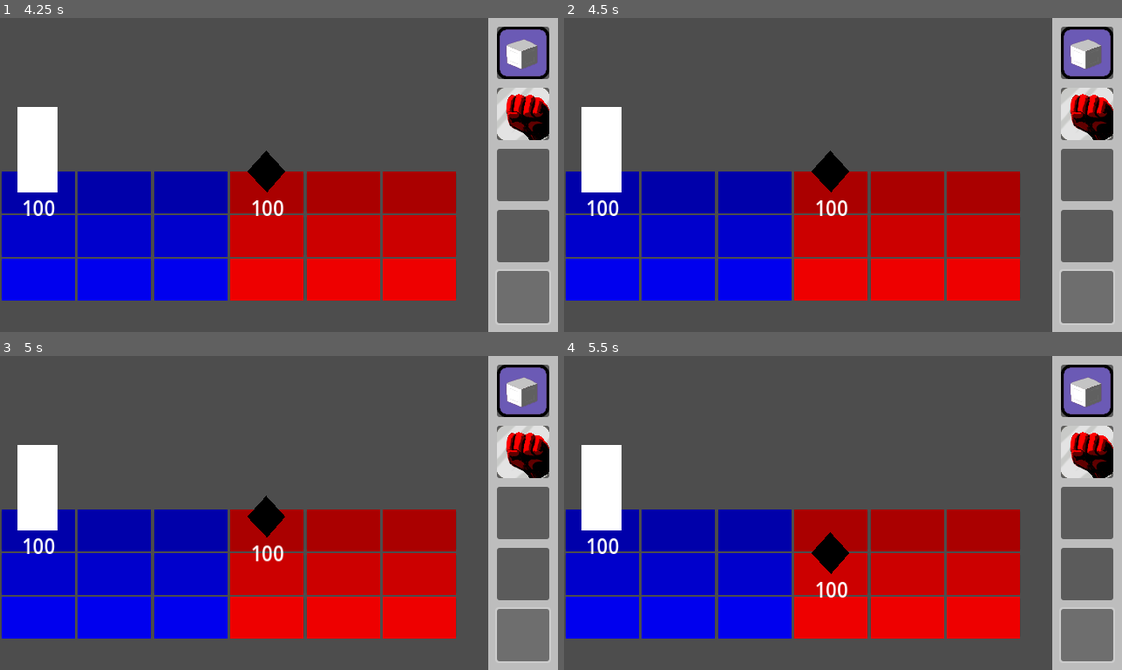
Above: before the commit, frames 1-4 (two rows, left to right).
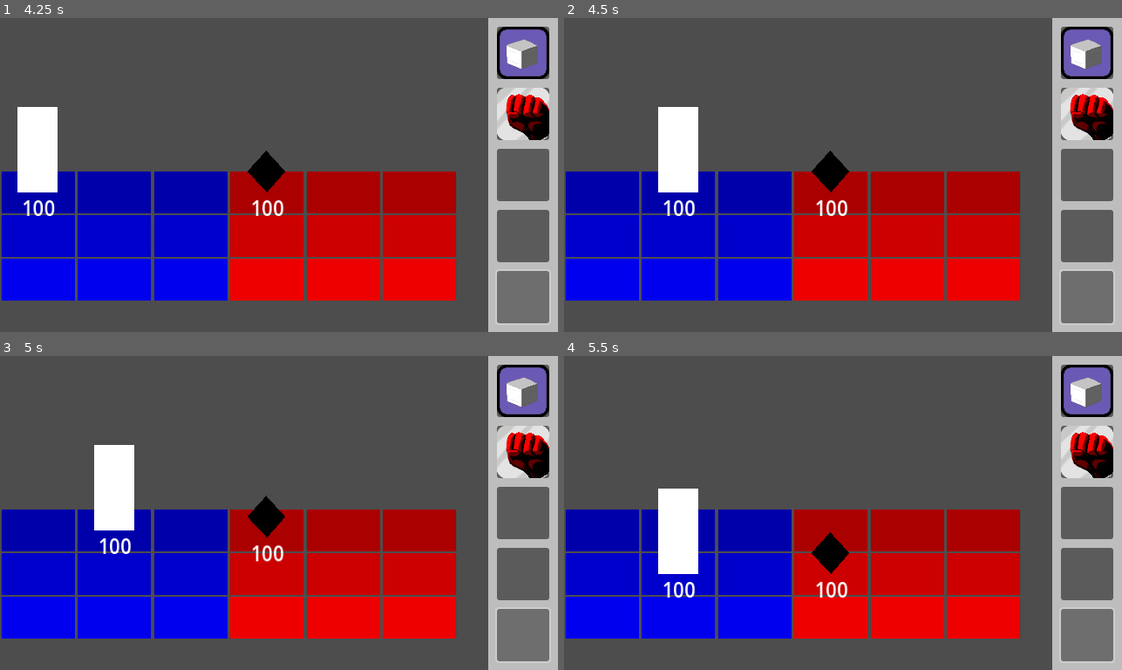
Above: after the commit, the same moments.

Repository: tspr0tege/Grid-Bots
Game: Godot game, scene res://scenes/arena.tscn
Two runs of this game, one before a commit and one after it. Both use one fixed random seed, a clock stepped at 60 frames per second and the inputs below.
Inputs (mouse positions are in pixels of both pictures, inside the frame that each line leads up to):
- Up to frame 1 (4.25 s): click (39, 193) at 0.52 s; click (524, 115) at 1.25 s; click (524, 175) at 2 s; click (524, 234) at 2.75 s; click (524, 297) at 3.5 s
- Up to frame 2 (4.5 s): hold Right (ui_right) from 4.28 s (still down)
- Up to frame 3 (5 s): keep holding Right (ui_right)
- Up to frame 4 (5.5 s): release Right (ui_right) at 5.03 s; hold Down (ui_down) from 5.03 s (still down)

Frame 1 is identical in both runs. In frame 2, 4.2% of the frame differs, in the area x 3-25%, y 28-64%; in frame 3, 4.2%; in frame 4, 4.2%.

Commit message:
Altered mover to apply to Player Node

Diff:
--- a/entities/player.tscn
+++ b/entities/player.tscn
@@ -1,9 +1,10 @@
-[gd_scene load_steps=5 format=3 uid="uid://ha2pas507whl"]
+[gd_scene load_steps=6 format=3 uid="uid://ha2pas507whl"]
 
 [ext_resource type="Script" path="res://scripts/Player.gd" id="1_45cd8"]
 [ext_resource type="PackedScene" uid="uid://dt1pysrghdyu0" path="res://components/audio_queue.tscn" id="2_eqx4j"]
 [ext_resource type="AudioStream" uid="uid://dpspk6fk8bda2" path="res://sfx/pew.wav" id="3_51ecc"]
 [ext_resource type="PackedScene" uid="uid://85kgocmp48x1" path="res://components/hp_node.tscn" id="4_tghp0"]
+[ext_resource type="PackedScene" uid="uid://0oms8xtq28wn" path="res://components/mover.tscn" id="5_unnep"]
 
 [node name="Player" type="CharacterBody2D"]
 script = ExtResource("1_45cd8")
@@ -19,3 +20,5 @@
 stream = ExtResource("3_51ecc")
 
 [node name="hpNode" parent="." instance=ExtResource("4_tghp0")]
+
+[node name="mover" parent="." instance=ExtResource("5_unnep")]
--- a/programs/punch/punch.gd
+++ b/programs/punch/punch.gd
@@ -1,28 +1,18 @@
 extends Node
 
-#const rockCubeEntity = preload("res://entities/rock_cube_entity.tscn")
 const progName = "Punch"
 const progIcon = "res://programs/punch/punch_icon.png"
 
 func executeProgram(Arena):
-	var playerTile = Arena.COMBAT_GRID.Player.get_node("../../")
-	var coords = playerTile.name.split("")
-		#index 1 and 2 for x, y coordinates for player
-	print("Punch executing!")
+	var playerCoords = Arena.getCoords(Arena.COMBAT_GRID.Player)
 
 	#check for target
-	var targetTile = Arena.COMBAT_GRID.combatGrid[int(coords[1])+1][int(coords[2])]
+	var targetTile = Arena.COMBAT_GRID.combatGrid[playerCoords.x+1][playerCoords.y]
 	if targetTile.get_node("tenant").get_child_count() > 0:
-		print("Target identified!")
 		var target = targetTile.get_node("tenant").get_child(0)
 		target.get_node("hpNode").changeHP(-10)
 
 		if target.has_node("./mover"):
 			target.get_node("mover").moveBy(Vector2(1,0))
-		else:
-			print("Punch target is NOT movable")
-		#TODO: Add punch as a child of player and play animation
-		# Attempt damage and push to tile in front of player
-		# timeout and delete after
 	else:
-		print("Nothing is there!")
+		print("A swing and a MISS!")
--- a/programs/rock_cube/rock_cube.gd
+++ b/programs/rock_cube/rock_cube.gd
@@ -19,7 +19,6 @@
 		timer.one_shot = true
 		timer.set_wait_time(0.1)
 		timer.connect("timeout", func ():
-			print("Timer function running")
 			newCube.get_node("mover").runCollision(Vector2(pos.x+1, pos.y))
 		)
 		newCube.add_child(timer)
--- a/project.godot
+++ b/project.godot
@@ -21,6 +21,41 @@
 window/size/viewport_height=360
 window/stretch/mode="viewport"
 
+[input]
+
+ui_left={
+"deadzone": 0.5,
+"events": [Object(InputEventKey,"resource_local_to_scene":false,"resource_name":"","device":0,"window_id":0,"alt_pressed":false,"shift_pressed":false,"ctrl_pressed":false,"meta_pressed":false,"pressed":false,"keycode":4194319,"physical_keycode":0,"key_label":0,"unicode":0,"echo":false,"script":null)
+, Object(InputEventJoypadButton,"resource_local_to_scene":false,"resource_name":"","device":0,"button_index":13,"pressure":0.0,"pressed":false,"script":null)
+, Object(InputEventJoypadMotion,"resource_local_to_scene":false,"resource_name":"","device":0,"axis":0,"axis_value":-1.0,"script":null)
+, Object(InputEventKey,"resource_local_to_scene":false,"resource_name":"","device":-1,"window_id":0,"alt_pressed":false,"shift_pressed":false,"ctrl_pressed":false,"meta_pressed":false,"pressed":false,"keycode":0,"physical_keycode":65,"key_label":0,"unicode":97,"echo":false,"script":null)
+]
+}
+ui_right={
+"deadzone": 0.5,
+"events": [Object(InputEventKey,"resource_local_to_scene":false,"resource_name":"","device":0,"window_id":0,"alt_pressed":false,"shift_pressed":false,"ctrl_pressed":false,"meta_pressed":false,"pressed":false,"keycode":4194321,"physical_keycode":0,"key_label":0,"unicode":0,"echo":false,"script":null)
+, Object(InputEventJoypadButton,"resource_local_to_scene":false,"resource_name":"","device":0,"button_index":14,"pressure":0.0,"pressed":false,"script":null)
+, Object(InputEventJoypadMotion,"resource_local_to_scene":false,"resource_name":"","device":0,"axis":0,"axis_value":1.0,"script":null)
+, Object(InputEventKey,"resource_local_to_scene":false,"resource_name":"","device":-1,"window_id":0,"alt_pressed":false,"shift_pressed":false,"ctrl_pressed":false,"meta_pressed":false,"pressed":false,"keycode":0,"physical_keycode":68,"key_label":0,"unicode":100,"echo":false,"script":null)
+]
+}
+ui_up={
+"deadzone": 0.5,
+"events": [Object(InputEventKey,"resource_local_to_scene":false,"resource_name":"","device":0,"window_id":0,"alt_pressed":false,"shift_pressed":false,"ctrl_pressed":false,"meta_pressed":false,"pressed":false,"keycode":4194320,"physical_keycode":0,"key_label":0,"unicode":0,"echo":false,"script":null)
+, Object(InputEventJoypadButton,"resource_local_to_scene":false,"resource_name":"","device":0,"button_index":11,"pressure":0.0,"pressed":false,"script":null)
+, Object(InputEventJoypadMotion,"resource_local_to_scene":false,"resource_name":"","device":0,"axis":1,"axis_value":-1.0,"script":null)
+, Object(InputEventKey,"resource_local_to_scene":false,"resource_name":"","device":-1,"window_id":0,"alt_pressed":false,"shift_pressed":false,"ctrl_pressed":false,"meta_pressed":false,"pressed":false,"keycode":0,"physical_keycode":87,"key_label":0,"unicode":119,"echo":false,"script":null)
+]
+}
+ui_down={
+"deadzone": 0.5,
+"events": [Object(InputEventKey,"resource_local_to_scene":false,"resource_name":"","device":0,"window_id":0,"alt_pressed":false,"shift_pressed":false,"ctrl_pressed":false,"meta_pressed":false,"pressed":false,"keycode":4194322,"physical_keycode":0,"key_label":0,"unicode":0,"echo":false,"script":null)
+, Object(InputEventJoypadButton,"resource_local_to_scene":false,"resource_name":"","device":0,"button_index":12,"pressure":0.0,"pressed":false,"script":null)
+, Object(InputEventJoypadMotion,"resource_local_to_scene":false,"resource_name":"","device":0,"axis":1,"axis_value":1.0,"script":null)
+, Object(InputEventKey,"resource_local_to_scene":false,"resource_name":"","device":-1,"window_id":0,"alt_pressed":false,"shift_pressed":false,"ctrl_pressed":false,"meta_pressed":false,"pressed":false,"keycode":0,"physical_keycode":83,"key_label":0,"unicode":115,"echo":false,"script":null)
+]
+}
+
 [rendering]
 
 textures/canvas_textures/default_texture_filter=0
--- a/scripts/Combat Grid.gd
+++ b/scripts/Combat Grid.gd
@@ -6,9 +6,11 @@
 var modV = ["aa", "cc", "ee"]
 var combatGrid = []
 var Player
+var ARENA
 
 func _ready():
-	get_tree().root.get_node("Arena").COMBAT_GRID = self
+	ARENA = get_tree().root.get_node("Arena")
+	ARENA.COMBAT_GRID = self
 
 	# Build the grid tiles
 	const GridTile = preload("res://scenes/grid-tile.tscn")
@@ -32,6 +34,7 @@
 
 			add_child(newGridTile)
 			newRow.push_back(newGridTile)
+
 		combatGrid.push_back(newRow)
 
 	#Instantiate Player
@@ -50,10 +53,7 @@
 #	self.scale = get_viewport_rect().size / Vector2(640, 360)
 
 func handleClick(grid_space):
-#	var target = get_tree().get_root().find_child("Player", true, false)
-#	get_tree().get_root().print_tree_pretty()
-	var splitFrom = Player.get_node("../../").name.split("")
-	var curCoords = Vector2(int(splitFrom[1]), int(splitFrom[2]))
+	var curCoords = ARENA.getCoords(Player)
 
 	if grid_space.red_or_blue == "red": #SHOOT
 		# TODO: animate firing
@@ -64,20 +64,7 @@
 				target.get_node("hpNode").changeHP(-10)
 				break
 	else: #MOVE
-		var splitTo = grid_space.name.split("")
-		var targetCoords = Vector2(int(splitTo[1]), int(splitTo[2]))
-
-		var changeInX = targetCoords.x - curCoords.x
-		var changeInY = targetCoords.y - curCoords.y
-
-		if changeInX == 0 && changeInY == 0: return # prevent div by 0 when same tile clicked
-
-		if abs(changeInY) > abs(changeInX):
-			changeInY /= abs(changeInY)
-			moveEntity(Player, curCoords.x, curCoords.y + changeInY)
-		else:
-			changeInX /= abs(changeInX)
-			moveEntity(Player, curCoords.x + changeInX, curCoords.y)
+		Player.get_node("mover").moveTo(ARENA.getCoords(grid_space.get_child(0)))
 
 
 func moveEntity(entity, x, y):
--- a/scripts/Player.gd
+++ b/scripts/Player.gd
@@ -1,4 +1,6 @@
 extends CharacterBody2D
+
+var red_or_blue = "blue"
 
 func shoot():
 	$audioQueue.playSound()
@@ -10,3 +12,13 @@
 
 func zeroHP():
 	pass
+
+func _process(_delta):
+	if Input.is_action_just_pressed("ui_left"):
+		$mover.moveBy(Vector2(-1, 0))
+	if Input.is_action_just_pressed("ui_right"):
+		$mover.moveBy(Vector2(1, 0))
+	if Input.is_action_just_pressed("ui_up"):
+		$mover.moveBy(Vector2(0, -1))
+	if Input.is_action_just_pressed("ui_down"):
+		$mover.moveBy(Vector2(0, 1))
--- a/scripts/combat_ui.gd
+++ b/scripts/combat_ui.gd
@@ -7,7 +7,6 @@
 	#request programs
 	var btnNumber = 0
 	var newHand = await ARENA.populateHand()
-	print("Arena hand length: " + str(ARENA.hand.size()))
 	for card in newHand:
 		buttons[btnNumber].get_node("Sprite2D").set_texture(load(card.progIcon))
 		btnNumber +=1
--- a/scripts/mover.gd
+++ b/scripts/mover.gd
@@ -1,14 +1,30 @@
 extends Node
 
+var ARENA
+@onready var ENTITY = get_parent()
 @export var canCohabit = false
-var ARENA
+@export var teleportEnabled = false
+@export var diagonalEnabled = false
 
 func _ready():
 	ARENA = get_tree().root.get_node("Arena")
 
 func moveTo(coords: Vector2):
-	# Attempts to move to a specific tile
-	print("moving to: " + str(ARENA.COMBAT_GRID.combatGrid[coords.x][coords.y]))
+	# if teleport enabled, jump to spot
+	var distance = coords - ARENA.getCoords(ENTITY)
+#
+	if distance.x == 0 and distance.y == 0: return # prevent div by 0 when same tile clicked
+
+	var distanceInt = abs(distance.x) + abs(distance.y)
+
+	if distanceInt == 1 or validDiagonal(distance, distanceInt):
+		moveBy(distance)
+	else:
+		if abs(distance.y) >= abs(distance.x):
+			moveBy(Vector2(0, distance.y / abs(distance.y)))
+		else:
+			moveBy(Vector2(distance.x / abs(distance.x), 0))
+
 
 func moveBy(change: Vector2):
 	var pos = ARENA.getCoords(self)
@@ -17,15 +33,22 @@
 	if !validTile(targetPos): return false
 
 	var posOccupied = tileOccupied(targetPos)
-	if posOccupied && !canCohabit: return false
+	if posOccupied and !canCohabit: return false
 
 	ARENA.COMBAT_GRID.moveEntity(get_parent(), targetPos.x, targetPos.y)
 
 	if posOccupied: runCollision(targetPos)
 
+func validDiagonal(vect, dist):
+	return diagonalEnabled and dist == 2 and abs(vect.x) == 1
+
+func wrongColor(pos):
+	return ARENA.COMBAT_GRID.combatGrid[pos.x][pos.y].red_or_blue != ENTITY.red_or_blue
+
 func validTile(pos):
-	if pos.x < 0 || pos.x >= 6: return false #invalid x-axis movement
-	if pos.y < 0 || pos.y >= 3: return false #invalid y-axis movement
+	if pos.x < 0 or pos.x >= 6: return false #invalid x-axis movement
+	if pos.y < 0 or pos.y >= 3: return false #invalid y-axis movement
+	if ENTITY.name == "Player" and wrongColor(pos): return false
 	return true
 
 func tileOccupied(pos):
--- a/scripts/weiner.gd
+++ b/scripts/weiner.gd
@@ -3,6 +3,7 @@
 @onready var aniPlayer = get_node("Polygon2D/AnimationPlayer")
 @onready var audioQueue = get_node("audioQueue")
 var combatGrid
+var red_or_blue = "red"
 #var coords : Vector2
 var dir = Vector2(0, 1)
 
